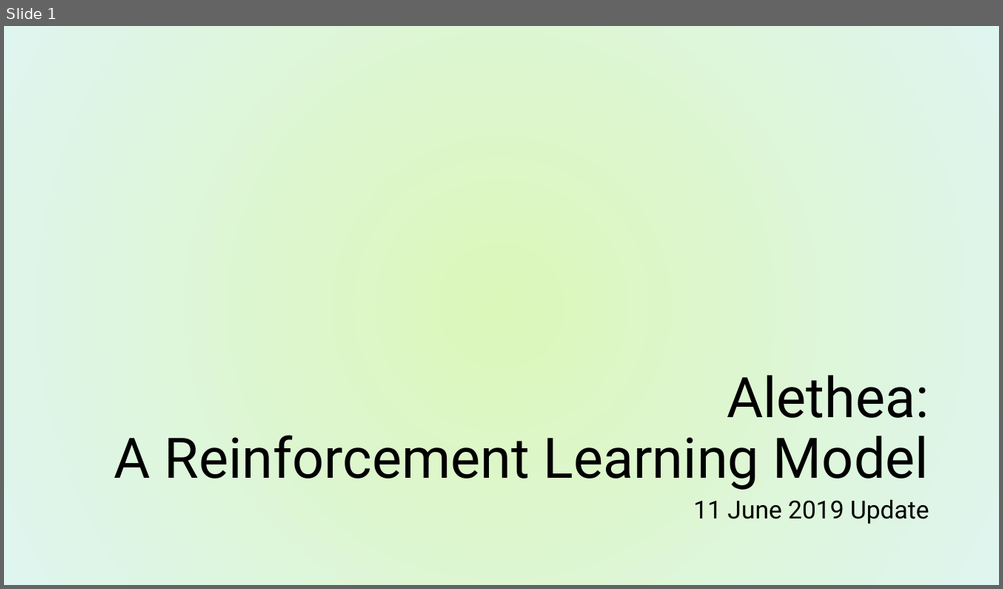
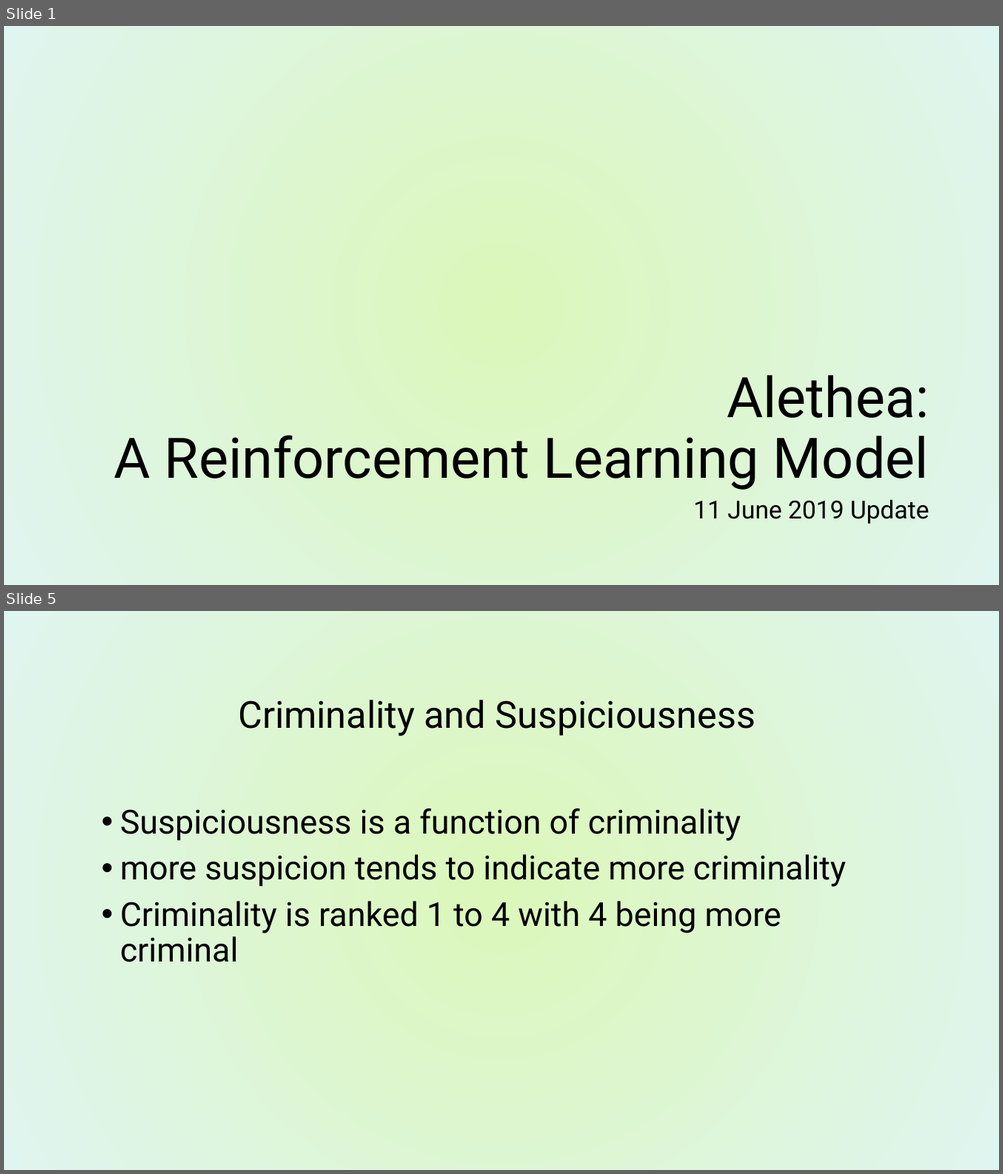
Before and after one commit to Kgatliffe/Alethea, a slide deck: Alethea11June2019.pptx. Shown one above the other, each under a label of ours: slide 1 before the commit, slides 1 and 5 after it; the slides between them are not shown. The pictures are 1003x589 and 1003x1174 pixels, drawn with LibreOffice and Linux fonts; fonts in the diff are those of the drawing; background and template pictures are left out. Boxes give left, top, right and bottom in pixels: in the first picture for what was removed or moved away, otherwise in the second. Text is boxed around its words. In the diff, an @@ line names an element or a change of style, - is before the commit and + after.

```diff
--- a/Alethea11June2019.pptx
+++ b/Alethea11June2019.pptx
@@ slide 5 added at (4, 611, 999, 1170), background picture (left out) @@
@@ title added at (238, 700, 755, 736), 36 pt, text #000000 @@
+Criminality and Suspiciousness
@@ text added at (120, 809, 845, 963), 32 pt, text #000000 @@
+• Suspiciousness is a function of criminality
+• more suspicion tends to indicate more criminality
+• Criminality is ranked 1 to 4 with 4 being more criminal
```
Also in this commit, not shown: 6 slides changed, 1 other slide added, 35 other files.
